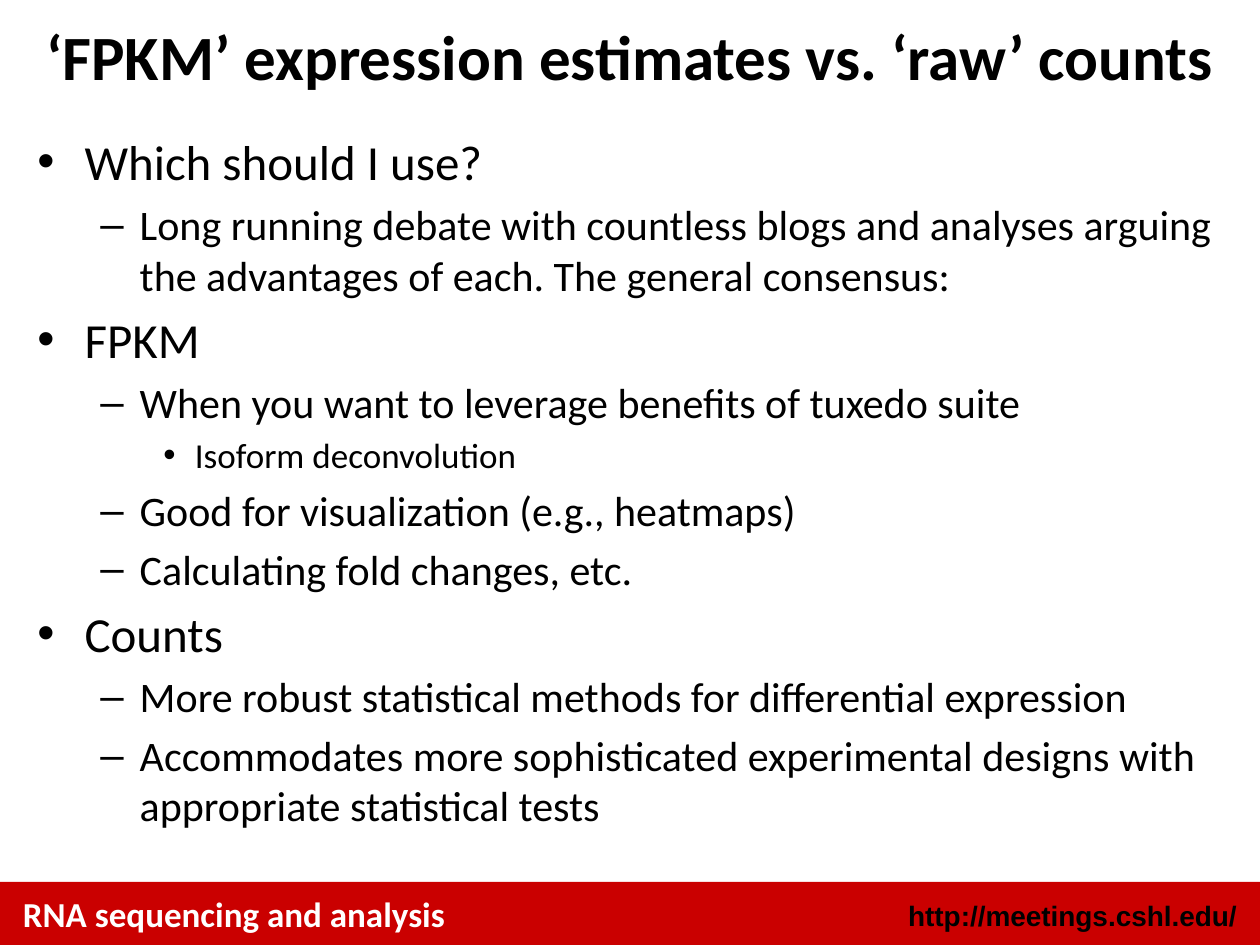
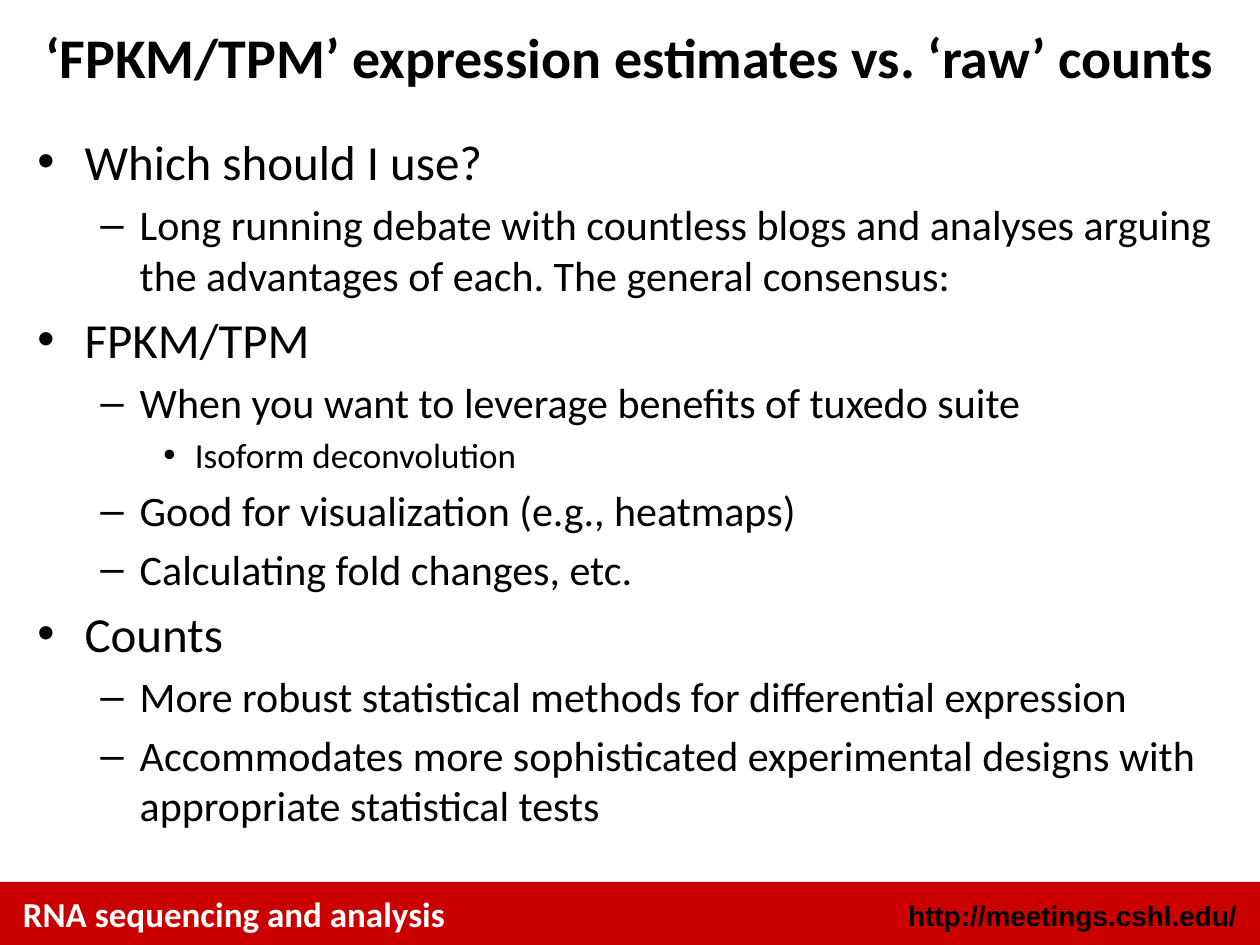
Before and after one commit to griffithlab/rnaseq_tutorial_wiki, a slide deck: slide 18 of LectureFiles/cshl/2018/RNASeq_Module3_Lecture.pptx. Drawn at 1260x945 pixels with LibreOffice and Linux fonts; fonts in the diff are those of the drawing. Boxes give left, top, right and bottom in pixels: in the first picture for what was removed or moved away, otherwise in the second. Text is boxed around its words. In the diff, an @@ line names an element or a change of style, - is before the commit and + after.

Commit message:
update all lectures with current date/instructors

```diff
--- a/LectureFiles/cshl/2018/RNASeq_Module3_Lecture.pptx
+++ b/LectureFiles/cshl/2018/RNASeq_Module3_Lecture.pptx
@@ title at (45,37,1214,87): text changed; size 36 to 32 pt @@
-‘FPKM’ expression estimates vs. ‘raw’ counts
+‘FPKM/TPM’ expression estimates vs. ‘raw’ counts
@@ text at (85,324,310,360): text changed @@
-• FPKM
+• FPKM/TPM
```
Also in this commit, not shown: 2 other slides changed, 17 other files.
